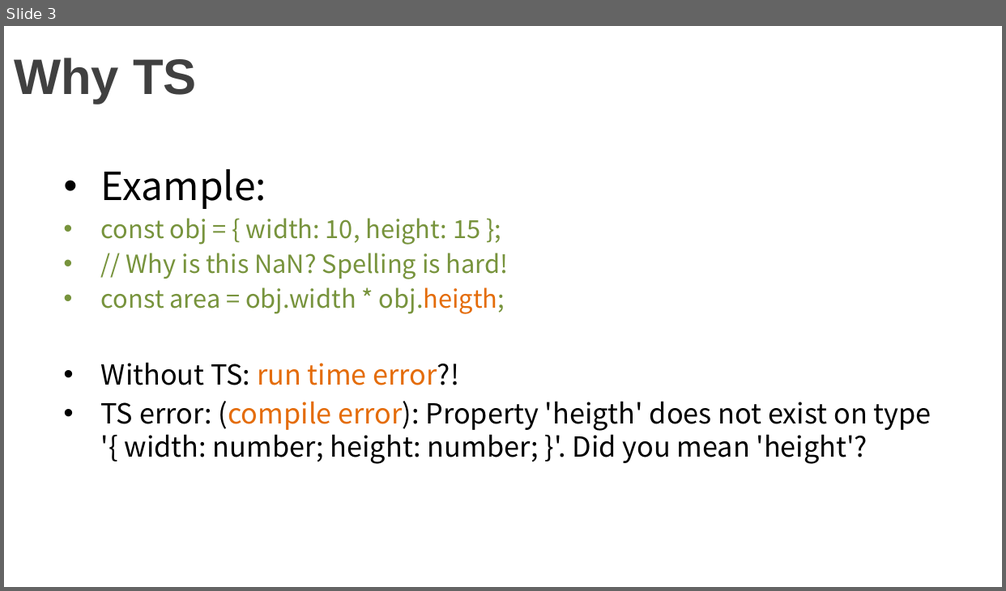
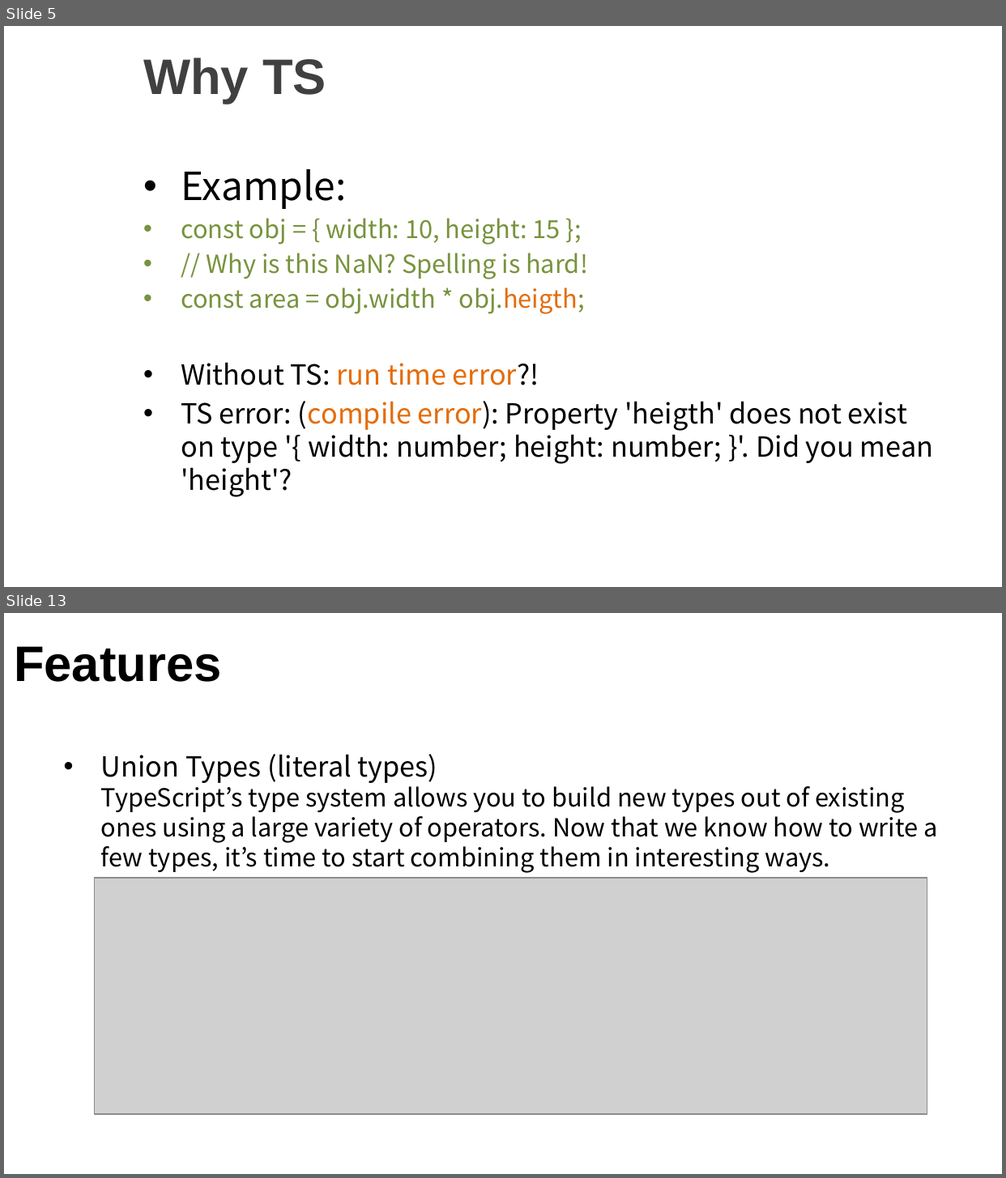
Before and after one commit to kingofday/ReactTS, a slide deck: docs/pres1.pptx. Shown one above the other, each under a label of ours: slide 3 before the commit, slides 5 and 13 after it; the slides between them are not shown. The pictures are 1006x591 and 1006x1178 pixels, drawn with LibreOffice and Linux fonts; fonts in the diff are those of the drawing; grey boxes stand for pictures; background and template pictures are left out. Boxes give left, top, right and bottom in pixels: in the first picture for what was removed or moved away, otherwise in the second. Text is boxed around its words. In the diff, an @@ line names an element or a change of style, - is before the commit and + after.

```diff
--- a/docs/pres1.pptx
+++ b/docs/pres1.pptx
@@ slide 13 added at (x1=4, y1=613, x2=1002, y2=1174), background picture (left out) @@
@@ title added at (x1=14, y1=646, x2=222, y2=682), 36 pt, text #000000, bold @@
+Features
@@ text added at (x1=101, y1=754, x2=937, y2=873), 18 pt, text #000000 @@
+• Union Types (literal types)
+  TypeScript’s type system allows you to build new types out of existing ones using a large variety of operators. Now that we know how to write a few types, it’s time to start combining them in interesting ways.
@@ picture added at (x1=95, y1=877, x2=928, y2=1114) @@
@@ what was slide 3 is now slide 5 @@
@@ slide 5 changed as well @@
@@ title "Why TS" moved from (x1=14, y1=58, x2=197, y2=103) to (x1=143, y1=58, x2=326, y2=103) @@
@@ text "Example:" rewrapped from (x1=101, y1=169, x2=931, y2=464) to (x1=181, y1=169, x2=933, y2=497) @@
```
Also in this commit, not shown: 2 other slides changed, 19 other slides added, 1 slide removed.
